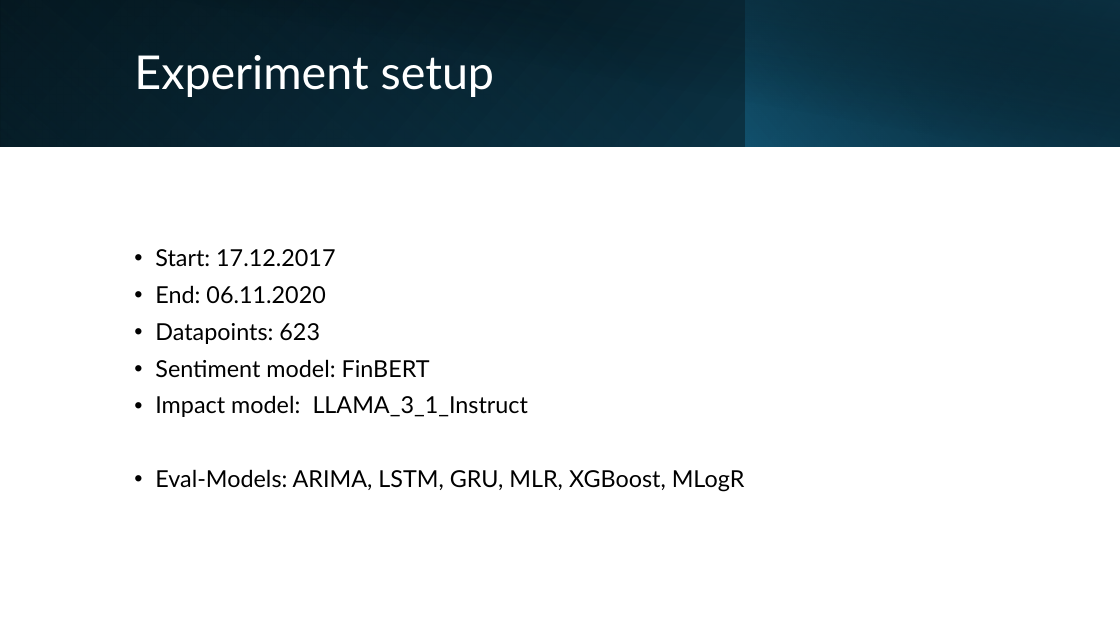
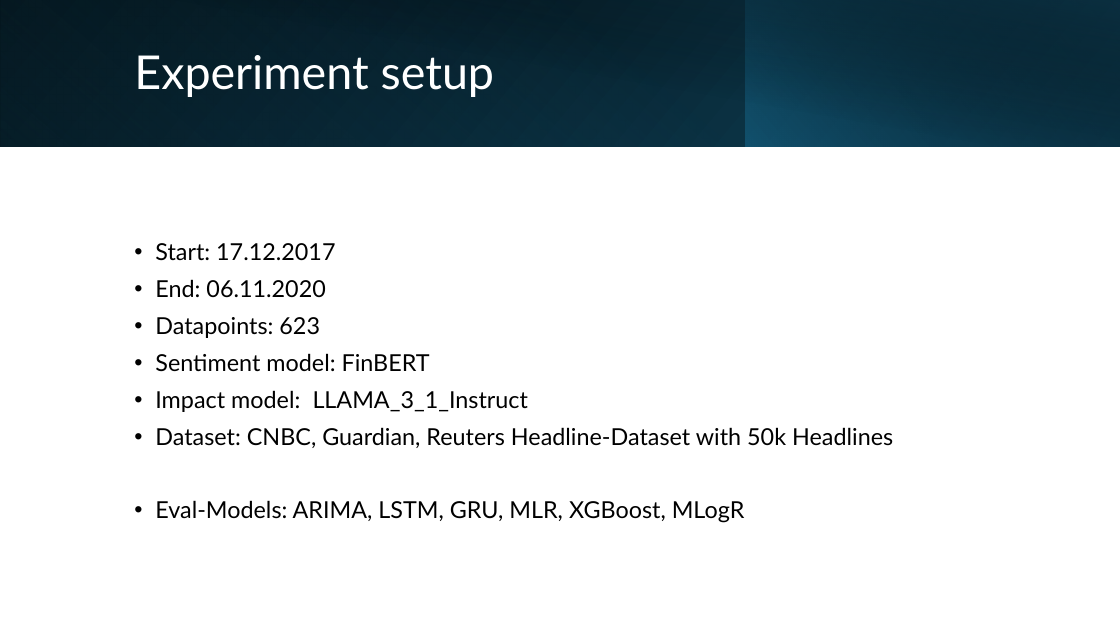
Before and after one commit to Davidhoechtl/MAI_FinancialForecasting, a slide deck: slide 8 of Presentations/IntermediateDefence.pptx. Drawn at 1120x630 pixels with LibreOffice and Linux fonts; fonts in the diff are those of the drawing. Boxes give left, top, right and bottom in pixels: in the first picture for what was removed or moved away, otherwise in the second. Text is boxed around its words. In the diff, an @@ line names an element or a change of style, - is before the commit and + after.

```diff
--- a/Presentations/IntermediateDefence.pptx
+++ b/Presentations/IntermediateDefence.pptx
@@ text at [155, 427, 893, 448]: paragraph added @@
+• Dataset: CNBC, Guardian, Reuters Headline-Dataset with 50k Headlines
```
